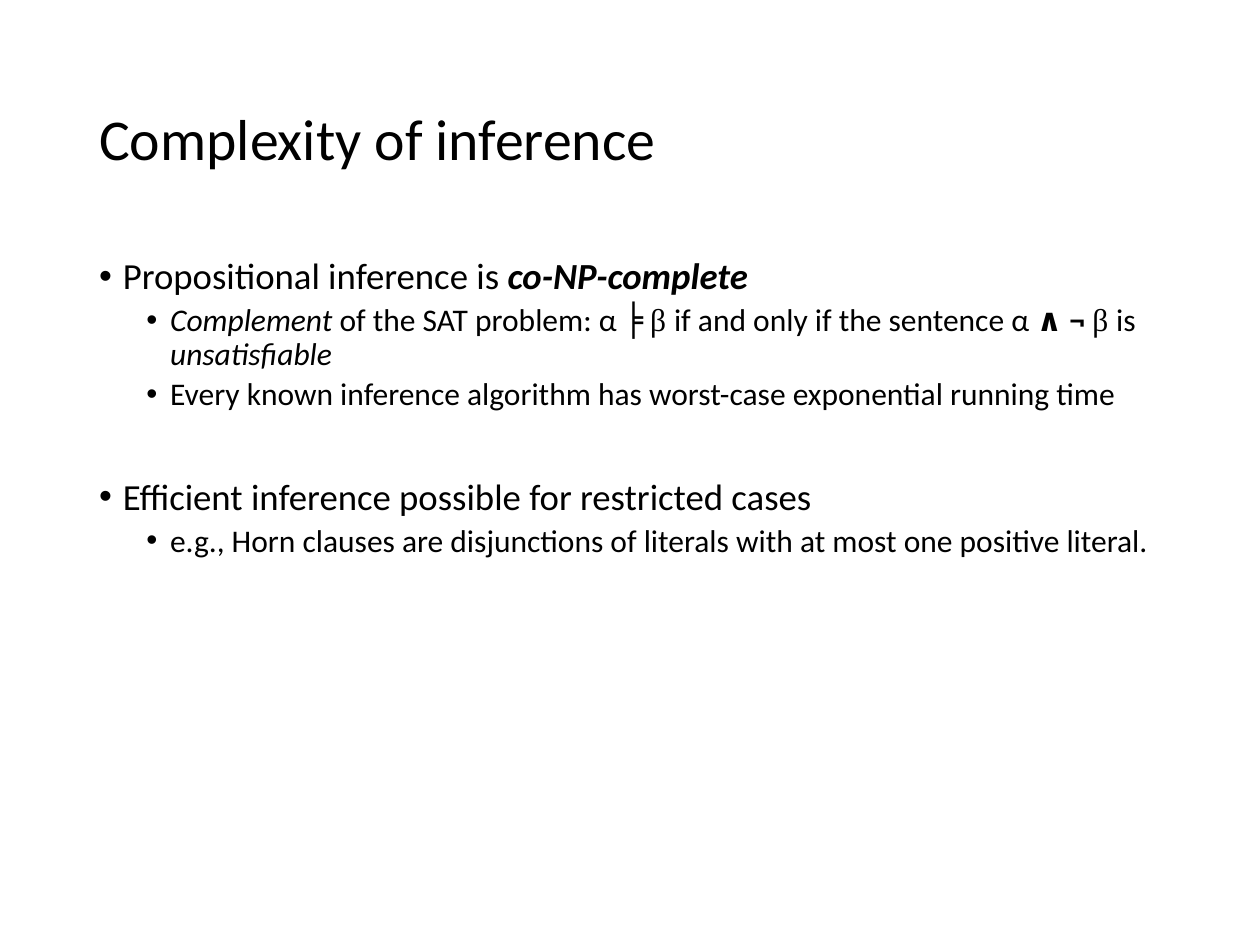
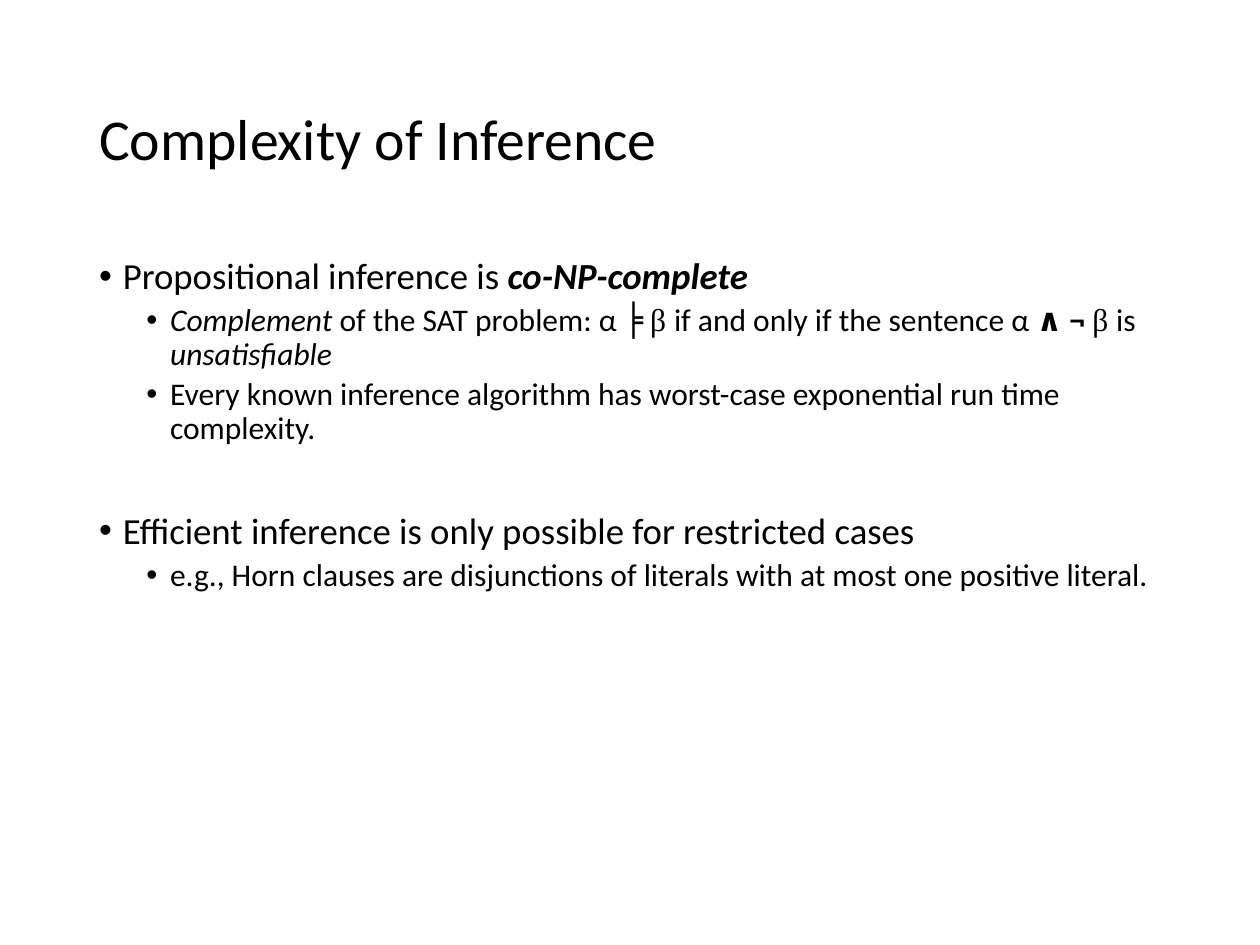
Before and after one commit to mhahsler/CS7320-AI, a slide deck: slide 22 of slides/07_knowledge-based.pptx. Drawn at 1260x945 pixels with LibreOffice and Linux fonts; fonts in the diff are those of the drawing. Boxes give left, top, right and bottom in pixels: in the first picture for what was removed or moved away, otherwise in the second. Text is boxed around its words. In the diff, an @@ line names an element or a change of style, - is before the commit and + after.

```diff
--- a/slides/07_knowledge-based.pptx
+++ b/slides/07_knowledge-based.pptx
@@ title at <box>99,120,657,170</box>: text changed @@
-Complexity of inference
+Complexity of Inference
@@ text at <box>123,383,1059,550</box>: text changed @@
-  • Every known inference algorithm has worst-case exponential running time
-• Efficient inference possible for restricted cases
+  • Every known inference algorithm has worst-case exponential run time complexity.
+• Efficient inference is only possible for restricted cases
```
Also in this commit, not shown: 13 other slides changed, 1 other file.
